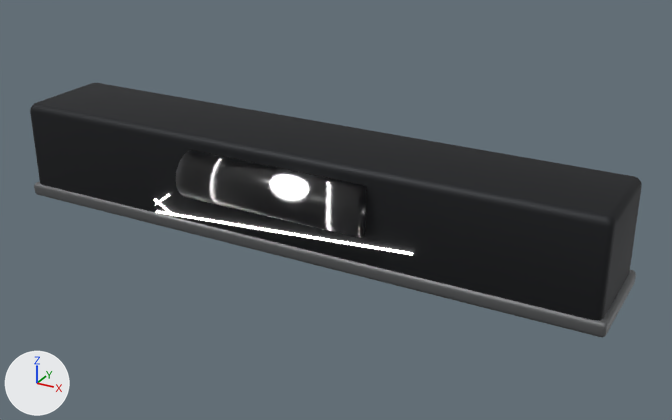
Before and after pictures for a commit that changed the glTF model x/02/qlens/p-tools/civil.glb.
Camera for both pictures: a camera (50 mm lens) standing at (0.917, -1.527, 0.837) and looking at (0.081, -0.007, 0.077). The lights are fixed; the arrows at lower left show +X, +Y and +Z. The older version comes first. Where no turn or scale is listed for an object, it has been applied to the vertices.
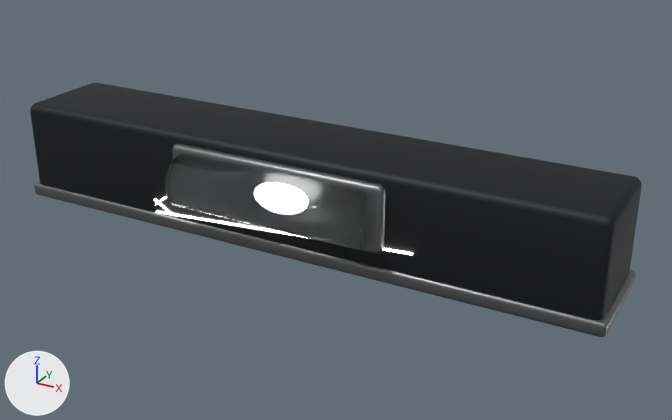
Where the change shows, as pixel boxes (x1, y1, x2, y2) in the pictures (672 x 420 px):
'Mesh_0', reshaped
    both: (30, 83, 642, 337)
part 1 of me_mesh_0, rebuilt (6% wider, 9% taller)
    before: (176, 150, 366, 238)
    after: (165, 154, 367, 250)
part 2 of me_mesh_0, added
    after: (172, 143, 386, 254)

Edits to the bpy script that builds the scene:
```text
Change mat_gunmetal:
    mat_gunmetal.roughness: 0.6 -> 0.42
Change mat_smoke:
    mat_smoke.base_color: (0.22, 0.23, 0.25) -> (0.55, 0.58, 0.62)  # grey #818489 -> light grey #c4c8ce
    mat_smoke.roughness: 0.3 -> 0.08
Change me_mesh_0:
    used by ob_mesh_0; location = (-0.66, 0.115, 0.0)
    remove me_mesh_0.from_pydata(...)  # 1734 vertices, 3432 faces; spans x 0.0..1.32, y -0.277..0.0, z 0.0..0.22
    add me_mesh_0.from_pydata(...)  # 1841 vertices, 3642 faces; spans x 0.0..1.32, y -0.3..0.0, z 0.0..0.22
    me_mesh_0 part 1: the loose piece of 101 vertices spanning x 0.46..0.86, y -0.277..-0.177, z 0.09..0.19 is rebuilt with 101 vertices and now spans x 0.45..0.87, y -0.3..-0.19, z 0.075..0.185
    me_mesh_0 part 2: a new loose piece of 122 vertices spanning x 0.42..0.9, y -0.24..-0.2, z 0.06..0.2, in mat_gunmetal (grey #7e8081)
    other edits to the shape of me_mesh_0 do not show in these pictures
```
